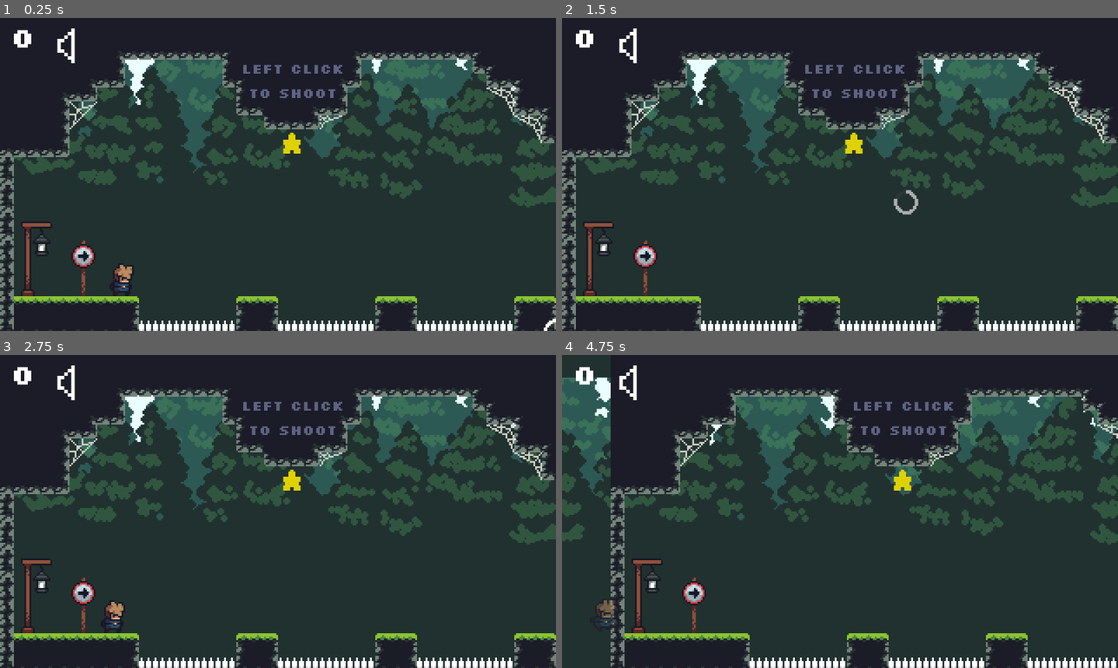
Above: before the commit, frames 1-4 (two rows, left to right).
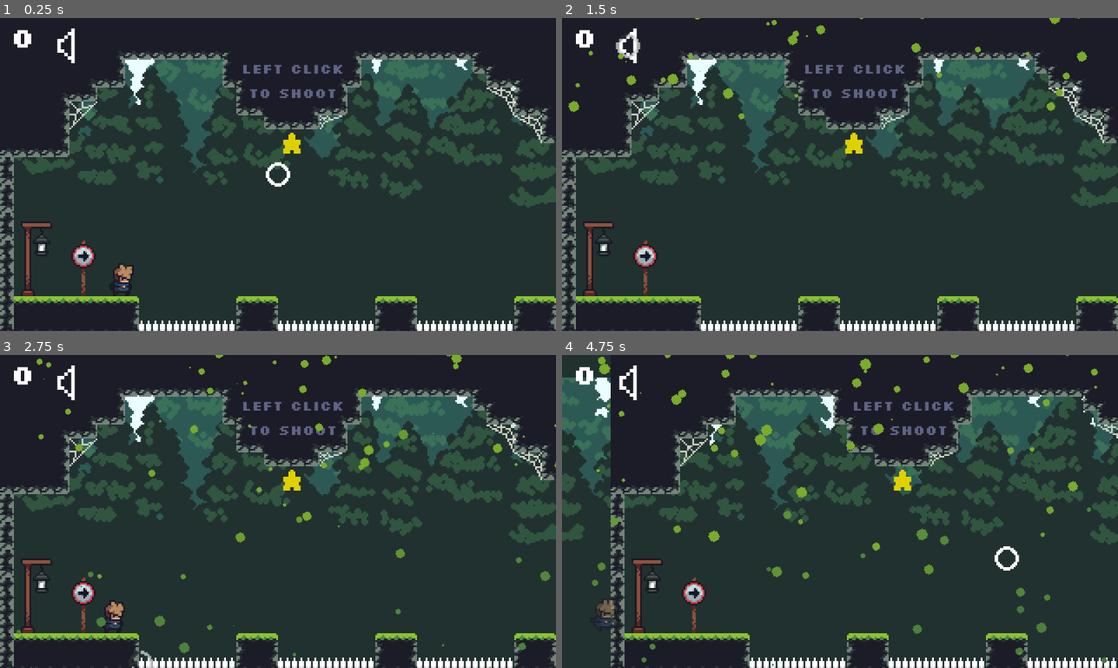
Above: after the commit, the same moments.

Repository: ItsHotdogFred/cannon-platformer
Game: Godot game, scene res://main.tscn
The game is run twice, just before and just after one commit, with the same random seed, the same clock (stepped at 60 frames per second) and the same inputs.
Inputs (mouse positions are in pixels of both pictures, inside the frame that each line leads up to):
- Up to frame 1 (0.25 s): no input
- Up to frame 2 (1.5 s): tap Enter at 0.5 s; move the mouse to (962, 158) at 0.52 s; hold D (right) 0.53-1.25 s; right-click (962, 158) at 0.6 s; click (962, 158) at 0.67 s; click (628, 46) at 1.25 s
- Up to frame 3 (2.75 s): tap Enter at 2 s; drag from (166, 527) to (139, 661) at 2.02 s
- Up to frame 4 (4.75 s): tap Enter at 2.75, 3.5, 4.25 s; move the mouse to (895, 442) at 2.77 s; hold D (right) 2.78-3.5 s; click (895, 442) at 2.85 s; drag from (812, 574) to (712, 661) at 3.52 s; move the mouse to (1006, 558) at 4.27 s; hold A (left) from 4.28 s (still down); tap F (noclip) at 4.35 s; click (1006, 558) at 4.42 s

The runs differ from the first frame. In frame 1, 0.2% of the frame differs, in the area x 47-100%, y 46-100%; in frame 2, 0.9%; in frame 3, 1.2%; in frame 4, 1.9%, in the area x 5-99%, y 0-100%.

Commit message:
Idk why thius wasnt commited

Diff:
--- a/player/cursor_indicator.gd
+++ b/player/cursor_indicator.gd
@@ -22,7 +22,10 @@
 
 
 func _process(_delta: float) -> void:
-	position = get_viewport().get_mouse_position().round()
+	# CursorIndicator is a child of ScreenCamera, whose origin is the center
+	# of the gameplay viewport. Keep the wheel in camera-local screen space.
+	position = (get_viewport().get_mouse_position()
+		- get_viewport_rect().size * 0.5).round()
 	queue_redraw()
 
 
--- a/world/levels/gpu_particles_2d.gd
+++ b/world/levels/gpu_particles_2d.gd
@@ -1,62 +1,19 @@
 extends GPUParticles2D
 
-const DEFAULT_LEVEL_SIZE := Vector2(320.0, 180.0)
-
-var _level_root: Node2D
-var _level_bounds := Rect2()
-var _player: Node2D
-var _camera: Camera2D
-var _world_position := Vector2.ZERO
-var _outside_subviewport := false
-
+#var orginal_pos : Vector2
 
 func _ready() -> void:
 	process_mode = Node.PROCESS_MODE_ALWAYS
-	_level_root = get_parent() as Node2D
-	_level_bounds = _get_level_bounds()
-	_world_position = global_position
-	call_deferred("_reparent_outside_subviewport")
+	var scene_root := get_tree().current_scene
+	if scene_root != null and get_parent() != scene_root:
+		reparent.call_deferred(scene_root, true)
+		z_index = 999
+		#orginal_pos = global_position
+		global_position = Vector2(135,-6)
 
-
-func _reparent_outside_subviewport() -> void:
-	var scene_root := get_tree().current_scene
-	if scene_root == null or get_parent() == scene_root:
-		return
-
-	reparent(scene_root, true)
-	# Render between the root background and the SubViewport gameplay texture.
-	z_index = -1
-	_outside_subviewport = true
-
-
-func _process(_delta: float) -> void:
-	if _player == null or not is_instance_valid(_player):
-		_player = get_tree().get_first_node_in_group("player") as Node2D
-		if _player == null:
-			return
-
-	emitting = _level_bounds.has_point(_player.global_position)
-
-	if _outside_subviewport:
-		if _camera == null or not is_instance_valid(_camera):
-			_camera = get_tree().current_scene.find_child("ScreenCamera", true, false) as Camera2D
-		if _camera != null:
-			var viewport_center := _camera.get_viewport_rect().size * 0.5
-			global_position = _world_position - (_camera.global_position + _camera.offset) + viewport_center
-
-
-func _get_level_bounds() -> Rect2:
-	if _level_root == null:
-		return Rect2(global_position, DEFAULT_LEVEL_SIZE)
-
-	if _level_root is TileMapLayer:
-		var tile_map := _level_root as TileMapLayer
-		if tile_map.tile_set != null:
-			var used_rect := tile_map.get_used_rect()
-			var tile_size := Vector2(tile_map.tile_set.tile_size)
-			return Rect2(
-				_level_root.to_global(Vector2(used_rect.position) * tile_size),
-				Vector2(used_rect.size) * tile_size
-			)
-
-	return Rect2(_level_root.global_position, DEFAULT_LEVEL_SIZE)
+func _process(delta: float) -> void:
+	#var parent = get_parent()
+	#if parent:
+		#global_position =- parent.camera.global_position + Vector2(160, 90) + orginal_pos
+		#print(global_position)
+	pass
